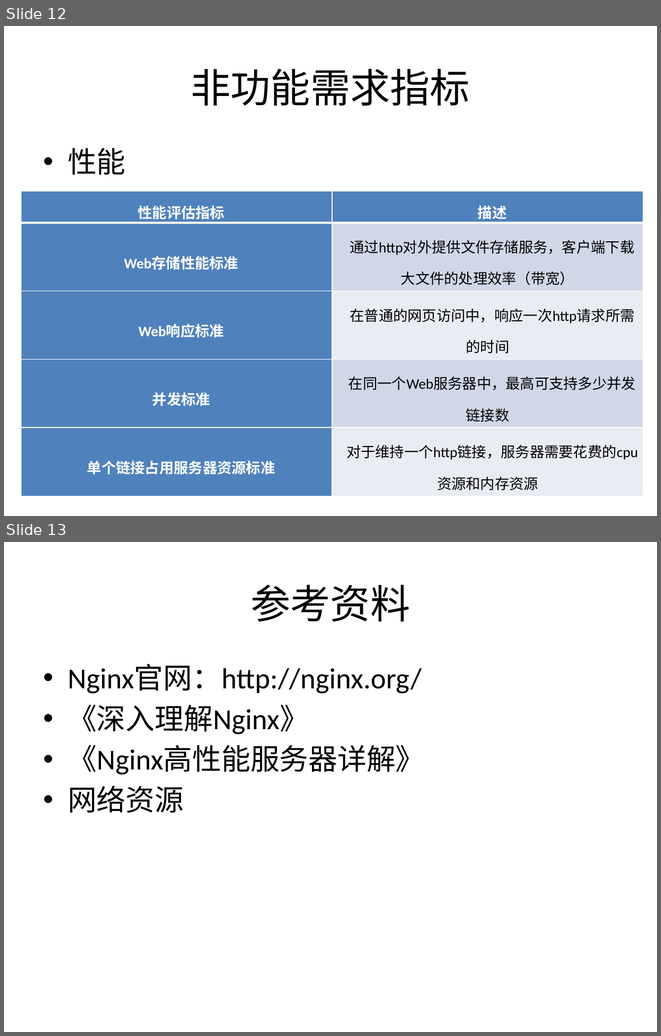
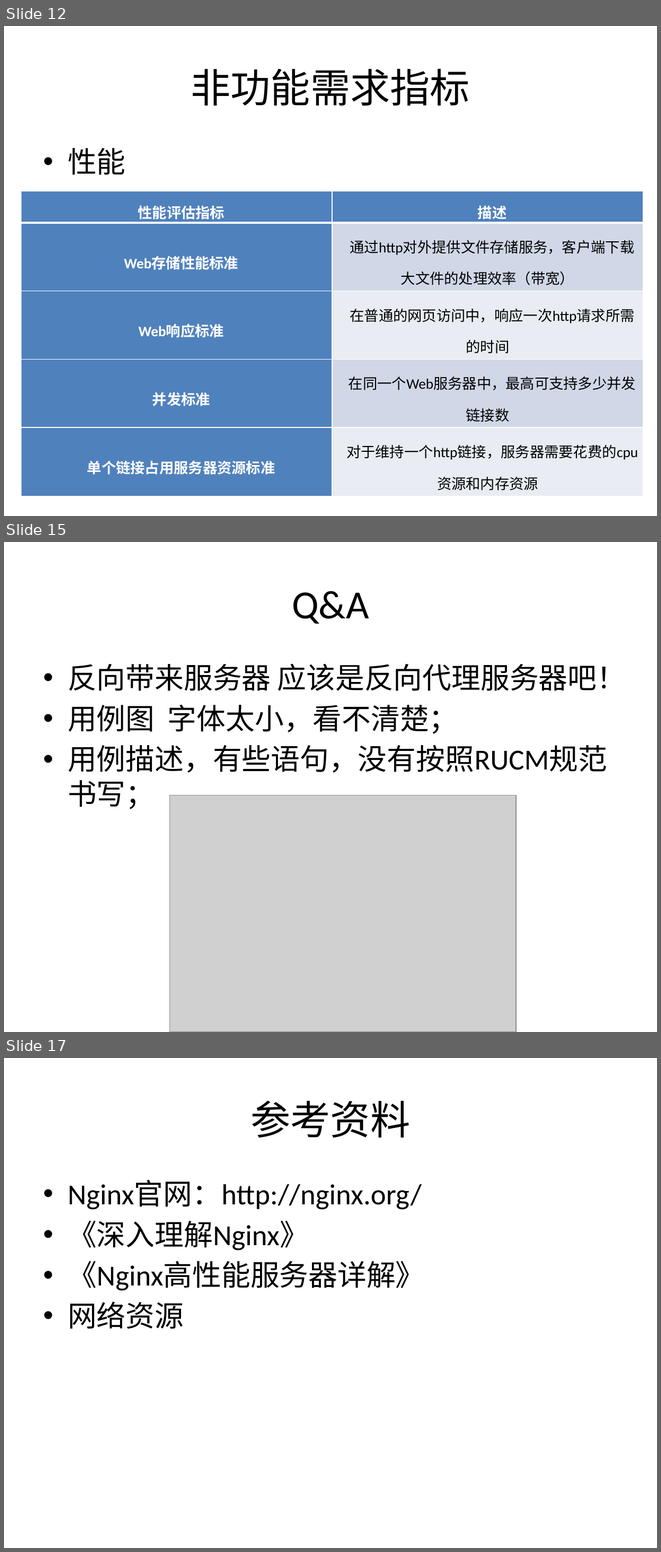
Before and after one commit to bhsei/16TeamC, a slide deck: 2.项目PPT/需求2.0PPT.pptx. Shown one above the other, each under a label of ours: slides 12 and 13 before the commit, slides 12, 15 and 17 after it; the slides between them are not shown. The pictures are 661x1036 and 661x1552 pixels, drawn with LibreOffice and Linux fonts; fonts in the diff are those of the drawing; grey boxes stand for pictures. Boxes give left, top, right and bottom in pixels: in the first picture for what was removed or moved away, otherwise in the second. Text is boxed around its words. In the diff, an @@ line names an element or a change of style, - is before the commit and + after.

```diff
--- a/2.项目PPT/需求2.0PPT.pptx
+++ b/2.项目PPT/需求2.0PPT.pptx
@@ slide 15 added at <box>4,542,657,1032</box>, background #FFFFFF @@
@@ title added at <box>292,591,369,624</box>, 44 pt, text #000000 @@
+Q&A
@@ text added at <box>68,663,626,773</box>, 32 pt, text #000000 @@
+• 反向带来服务器 应该是反向代理服务器吧！
+• 用例图 字体太小，看不清楚；
+• 用例描述，有些语句，没有按照RUCM规范书写；
@@ picture added at <box>170,795,516,1032</box> @@
@@ what was slide 13 is now slide 17 @@
```
Also in this commit, not shown: 3 other slides added, 1 other file.
